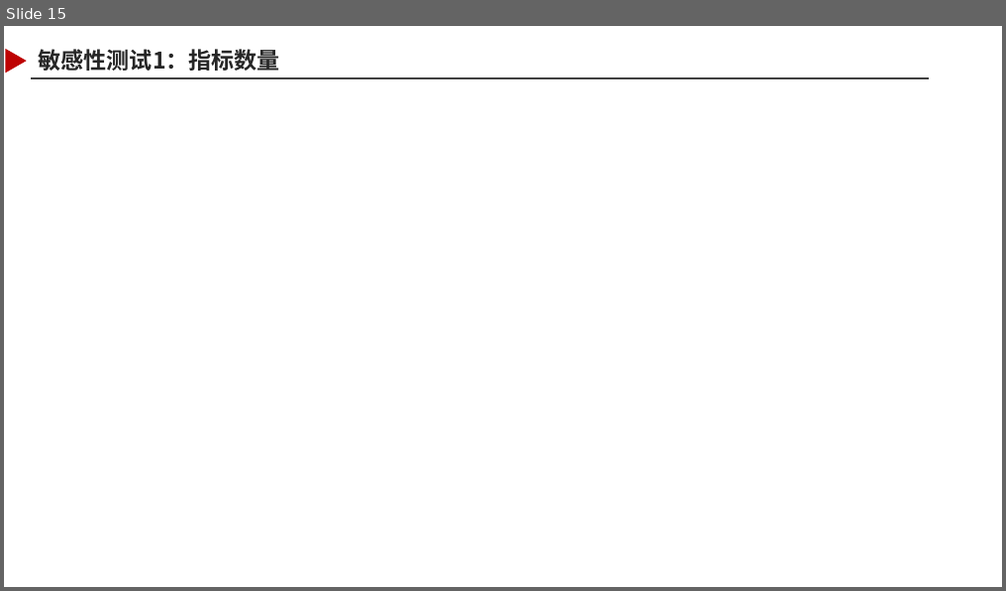
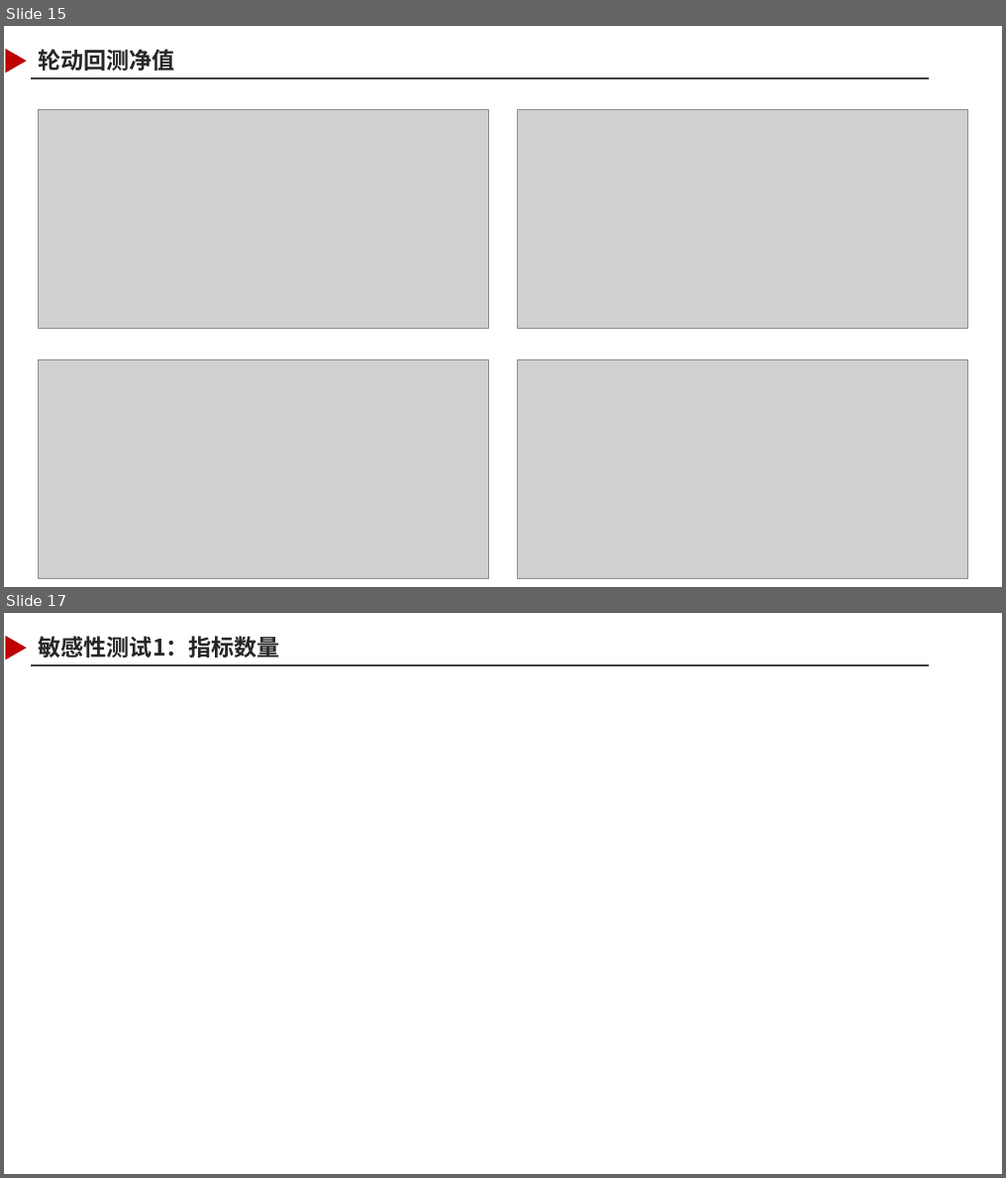
Before and after one commit to Fredy518/macroStrategy, a slide deck: 基金专题报告_ETF系列报告（三）：宏观风格轮动模型_吴皓.pptx. Shown one above the other, each under a label of ours: slide 15 before the commit, slides 15 and 17 after it; the slides between them are not shown. The pictures are 1006x591 and 1006x1178 pixels, drawn with LibreOffice and Linux fonts; fonts in the diff are those of the drawing; grey boxes stand for pictures; background and template pictures are left out. Boxes give left, top, right and bottom in pixels: in the first picture for what was removed or moved away, otherwise in the second. Text is boxed around its words. In the diff, an @@ line names an element or a change of style, - is before the commit and + after.

```diff
--- a/基金专题报告_ETF系列报告（三）：宏观风格轮动模型_吴皓.pptx
+++ b/基金专题报告_ETF系列报告（三）：宏观风格轮动模型_吴皓.pptx
@@ slide 15 added at (x1=4, y1=26, x2=1002, y2=587), background #FFFFFF; not listed: 2 template elements that a slide beside it also shows @@
@@ title added at (x1=39, y1=49, x2=175, y2=71), 22 pt, text #262626, bold @@
+轮动回测净值
@@ picture added at (x1=39, y1=110, x2=489, y2=329) @@
@@ picture added at (x1=518, y1=110, x2=968, y2=329) @@
@@ picture added at (x1=39, y1=360, x2=489, y2=579) @@
@@ picture added at (x1=518, y1=360, x2=968, y2=579) @@
@@ what was slide 15 is now slide 17 @@
```
Also in this commit, not shown: 5 slides changed, 1 other slide added, 6 other files.
